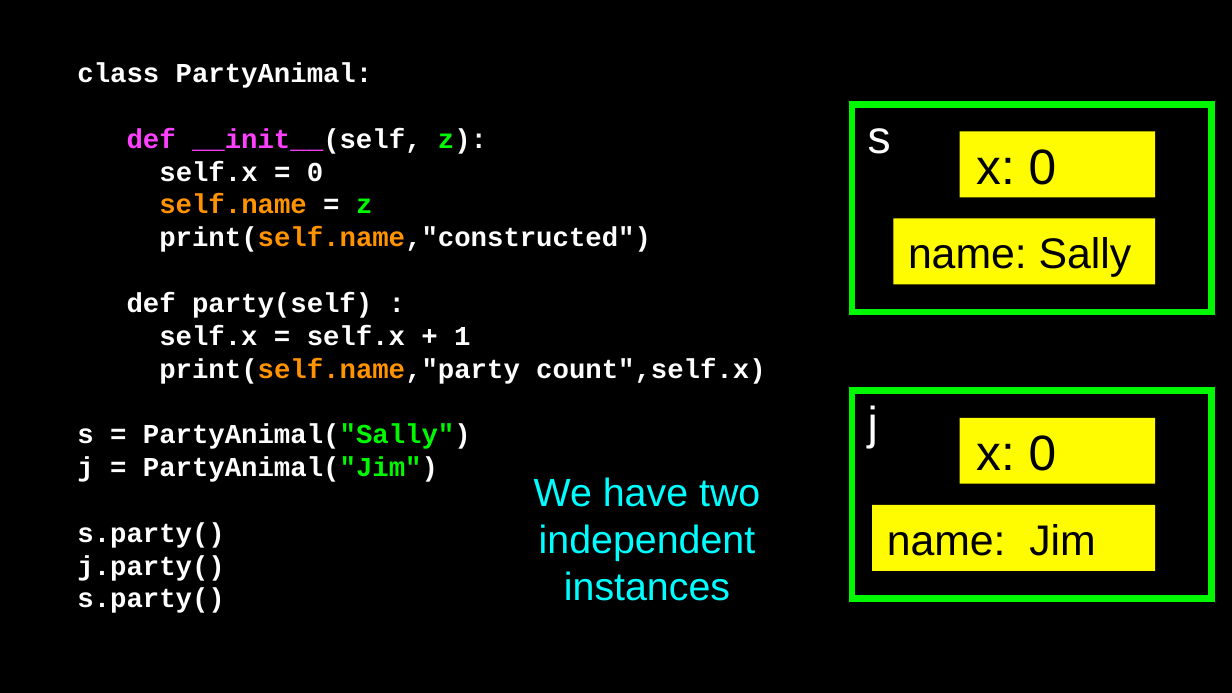
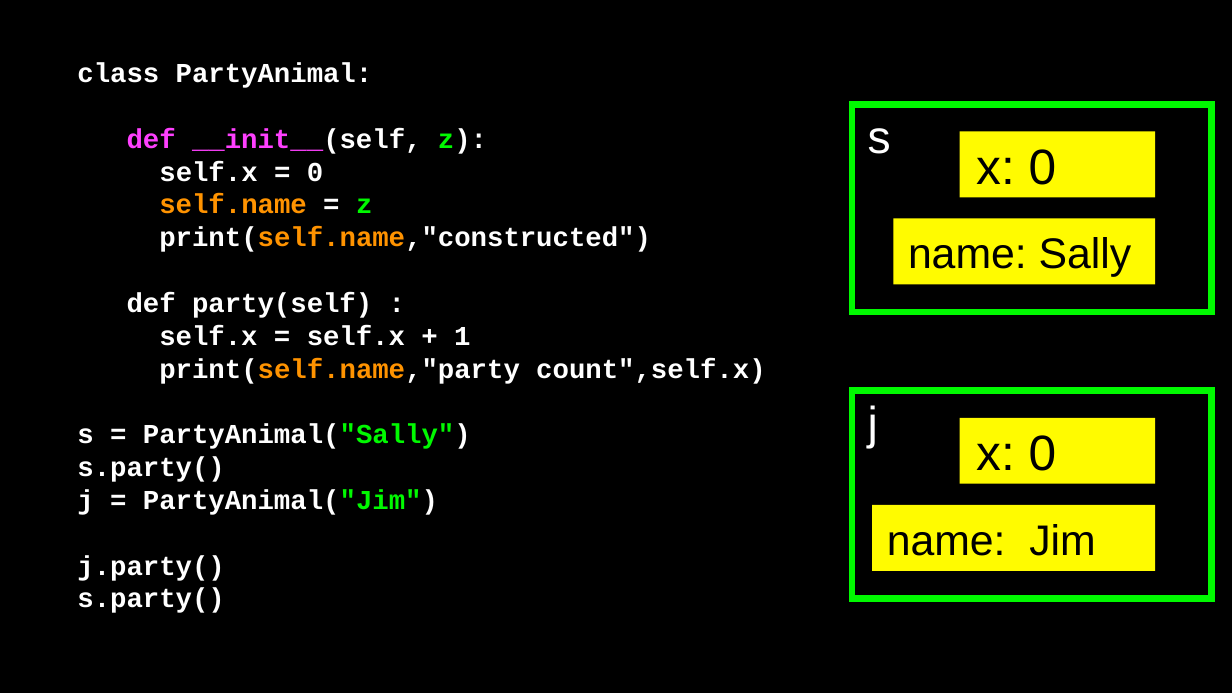
Before and after one commit to csev/py4e, a slide deck: slide 36 of lectures3/Pythonlearn-14-Objects.pptx. Drawn at 1232x693 pixels with LibreOffice and Linux fonts; fonts in the diff are those of the drawing. Boxes give left, top, right and bottom in pixels: in the first picture for what was removed or moved away, otherwise in the second. Text is boxed around its words. In the diff, an @@ line names an element or a change of style, - is before the commit and + after.

```diff
--- a/lectures3/Pythonlearn-14-Objects.pptx
+++ b/lectures3/Pythonlearn-14-Objects.pptx
@@ text at [77,457,224,482]: paragraph added @@
+s.party()
@@ text removed at [534,477,760,601] @@
-We have two independent instances
@@ text at [77,522,224,548]: paragraph removed @@
-s.party()
```
Also in this commit, not shown: 9 other slides changed, 5 other files.
